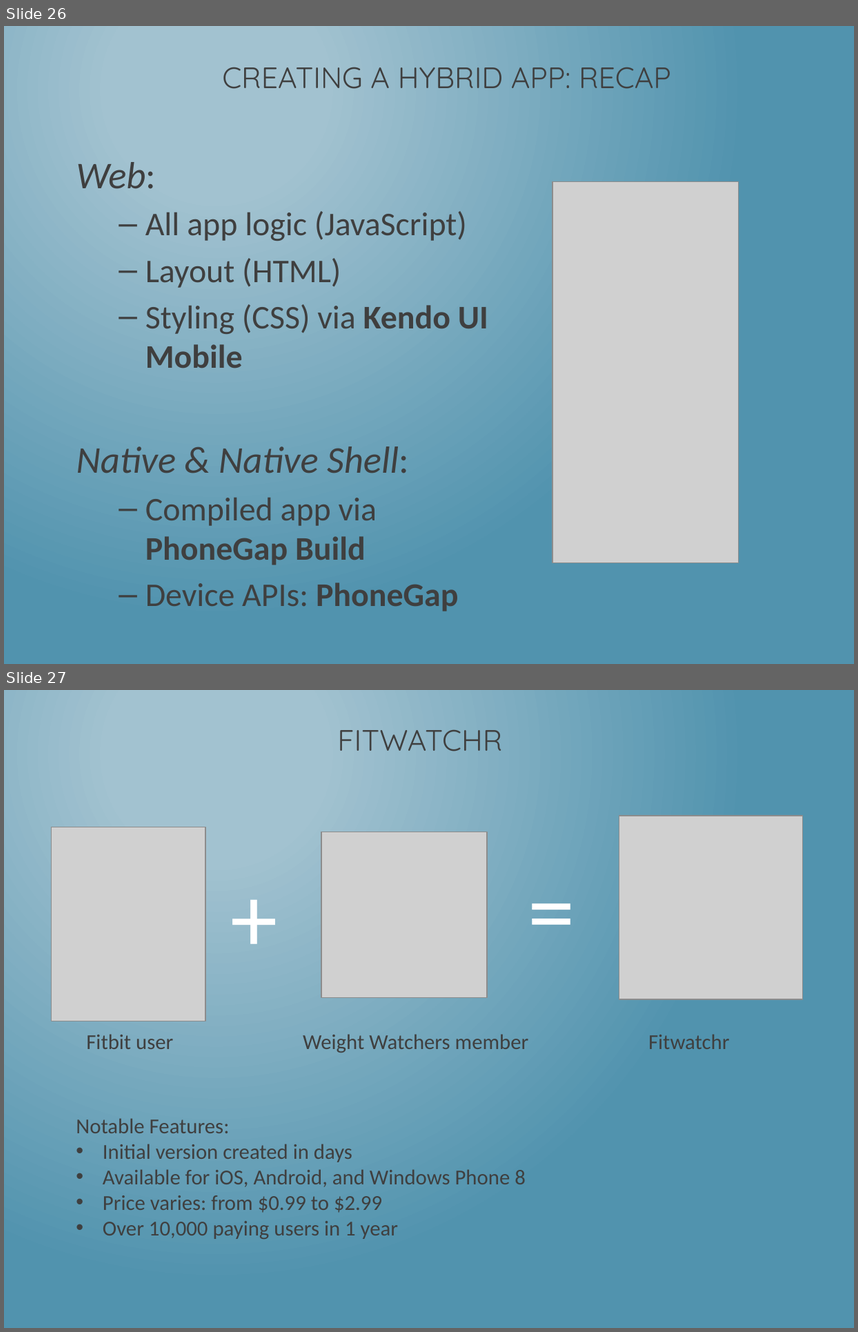
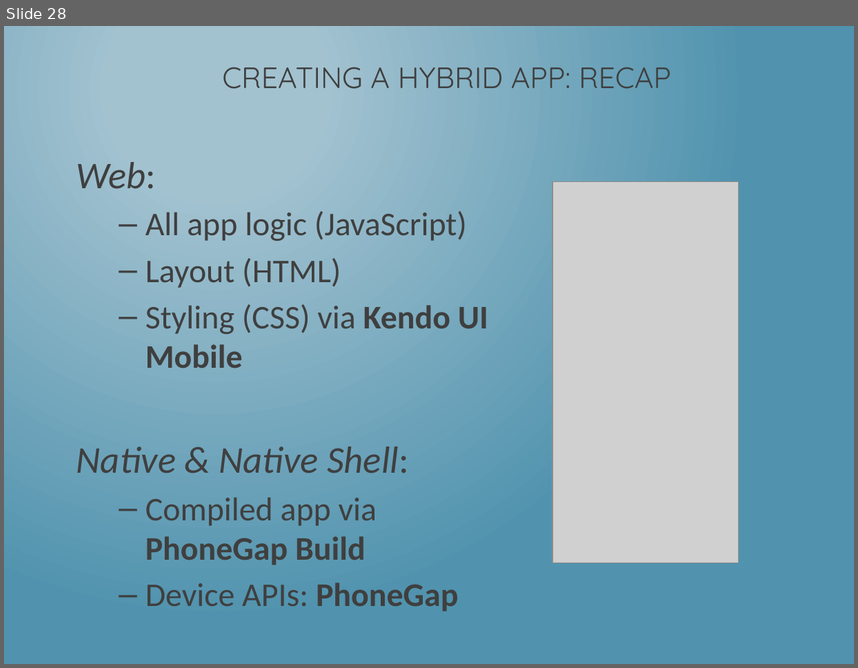
Before and after one commit to dotNetkow/Presentations, a slide deck: 2014-08-11 That Conference - Hybrid Apps/Building PhoneGap Mobile App w KendoUI.pptx. Shown one above the other, each under a label of ours: slides 26 and 27 before the commit, slide 28 after it. The pictures are 858x1332 and 858x668 pixels, drawn with LibreOffice and Linux fonts; fonts in the diff are those of the drawing; grey boxes stand for pictures. Boxes give left, top, right and bottom in pixels: in the first picture for what was removed or moved away, otherwise in the second. Text is boxed around its words. In the diff, an @@ line names an element or a change of style, - is before the commit and + after.

```diff
--- a/2014-08-11 That Conference - Hybrid Apps/Building PhoneGap Mobile App w KendoUI.pptx
+++ b/2014-08-11 That Conference - Hybrid Apps/Building PhoneGap Mobile App w KendoUI.pptx
@@ slide 27 removed at [4, 690, 854, 1328], background gradient #A3C3D1 to #5194AF @@
@@ title removed at [337, 729, 502, 751] @@
-FITWATCHR
@@ picture removed at [52, 827, 205, 1021] @@
@@ picture removed at [321, 832, 487, 998] @@
@@ picture removed at [619, 816, 802, 999] @@
@@ text removed at [223, 854, 300, 976] @@
-+
@@ text removed at [520, 845, 605, 969] @@
-=
@@ text removed at [86, 1034, 729, 1052] @@
-Fitbit user Weight Watchers member Fitwatchr
@@ text removed at [76, 1118, 526, 1239] @@
-Notable Features:
-• Initial version created in days
-• Available for iOS, Android, and Windows Phone 8
-• Price varies: from $0.99 to $2.99
-• Over 10,000 paying users in 1 year
@@ what was slide 26 is now slide 28 @@
```
Also in this commit, not shown: 4 slides changed, 2 slides added, 1 other file.
